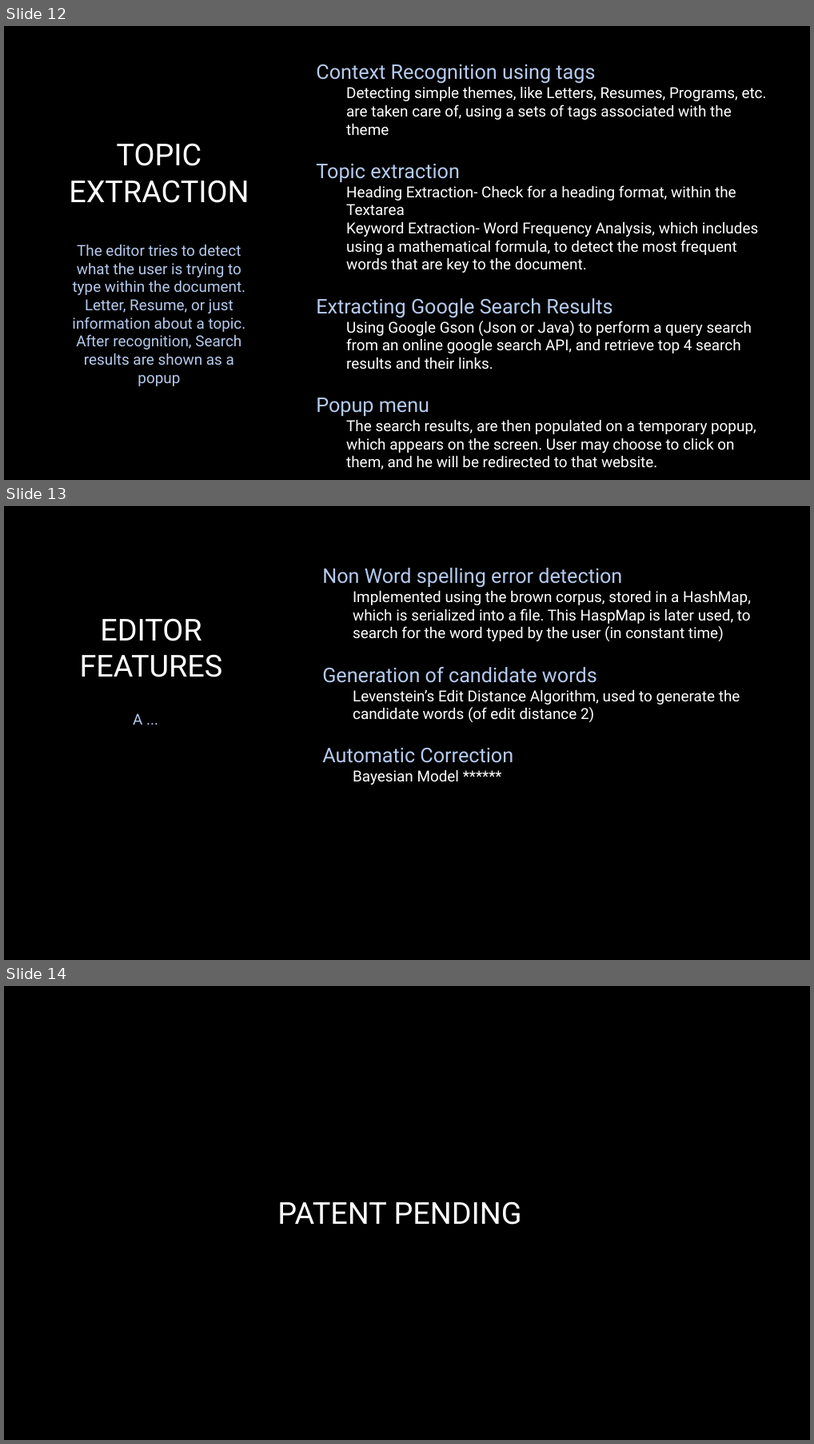
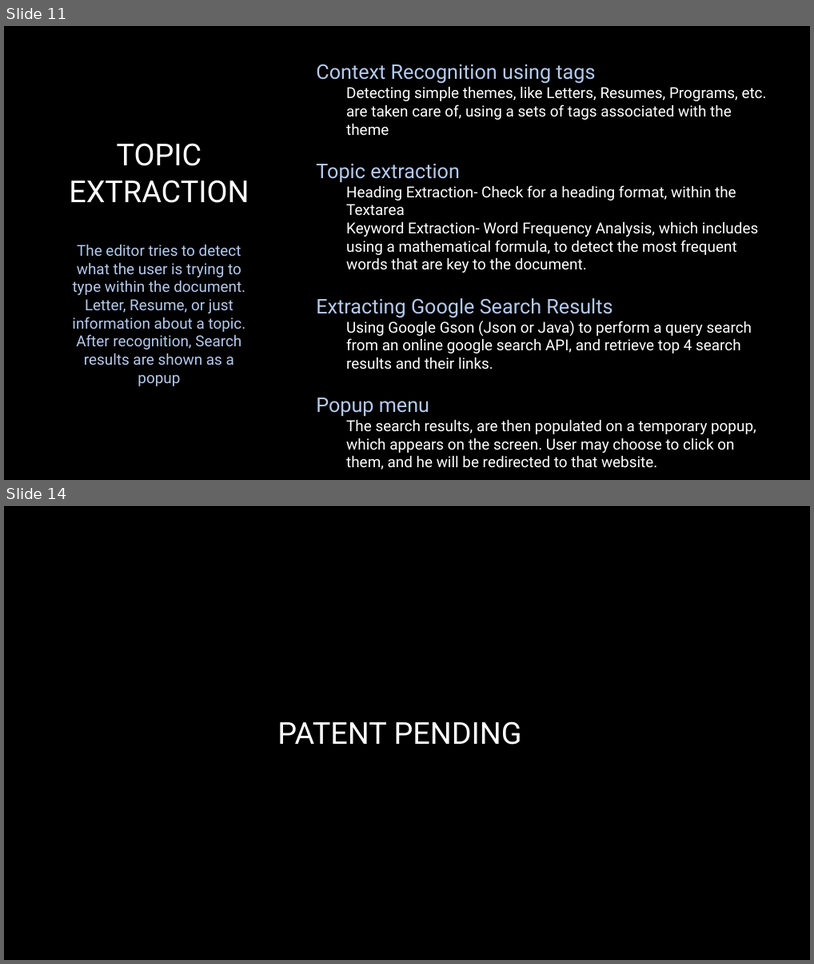
Before and after one commit to Tushar-Naik/NLP, a slide deck: Integrated Text Editor New.pptx. Shown one above the other, each under a label of ours: slides 12, 13 and 14 before the commit, slides 11 and 14 after it; the slides between them are not shown. The pictures are 814x1444 and 814x964 pixels, drawn with LibreOffice and Linux fonts; fonts in the diff are those of the drawing; background and template pictures are left out. Boxes give left, top, right and bottom in pixels: in the first picture for what was removed or moved away, otherwise in the second. Text is boxed around its words. In the diff, an @@ line names an element or a change of style, - is before the commit and + after.

```diff
--- a/Integrated Text Editor New.pptx
+++ b/Integrated Text Editor New.pptx
@@ slide 13 removed at bbox=[4, 506, 810, 960], background picture (left out) @@
@@ text removed at bbox=[322, 568, 751, 784] @@
-Non Word spelling error detection
-  Implemented using the brown corpus, stored in a HashMap, which is serialized into a file. This HaspMap is later used, to search for the word typed by the user (in constant time)
-Generation of candidate words
-  Levenstein’s Edit Distance Algorithm, used to generate the candidate words (of edit distance 2)
-Automatic Correction
-  Bayesian Model ******
@@ title removed at bbox=[80, 618, 223, 677] @@
-EDITOR FEATURES
@@ text removed at bbox=[133, 713, 142, 724] @@
-A ...
@@ what was slide 12 is now slide 11 @@
```
Also in this commit, not shown: 3 slides changed, 2 slides added, 1 other slide removed, 1 other file.
